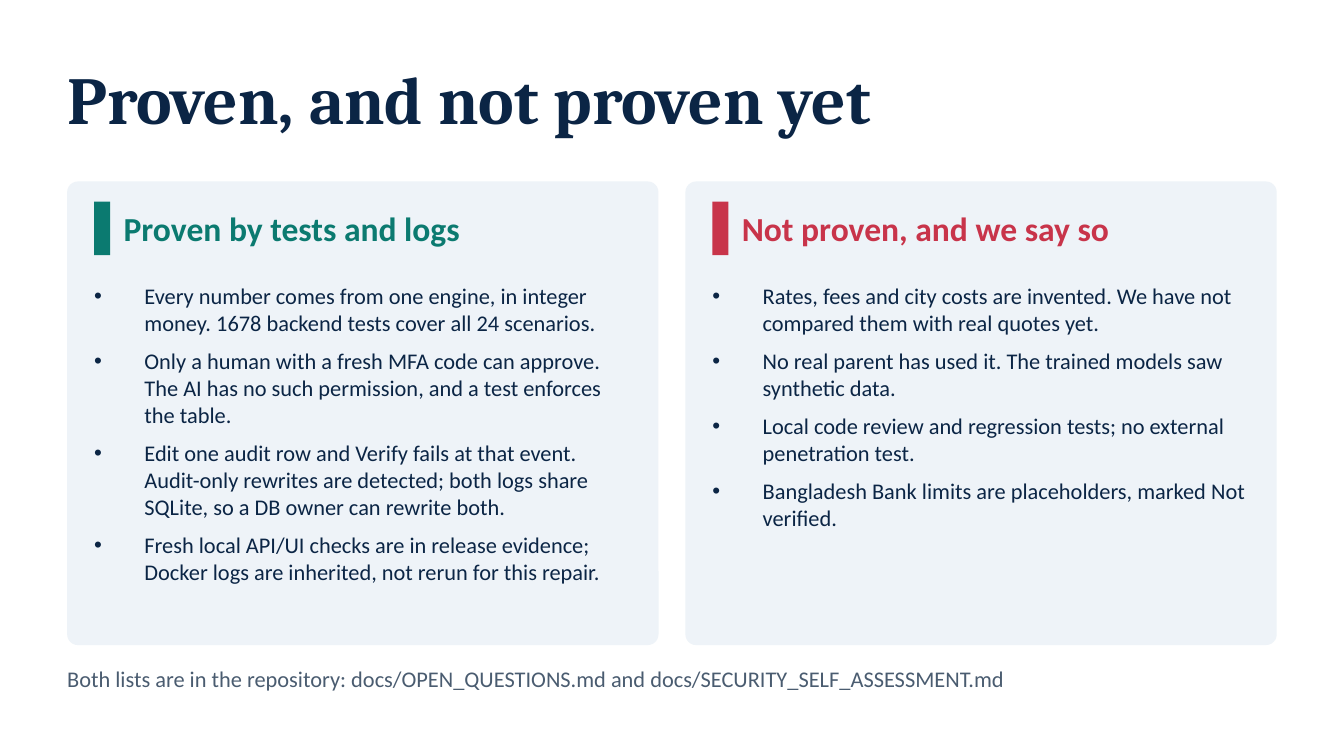
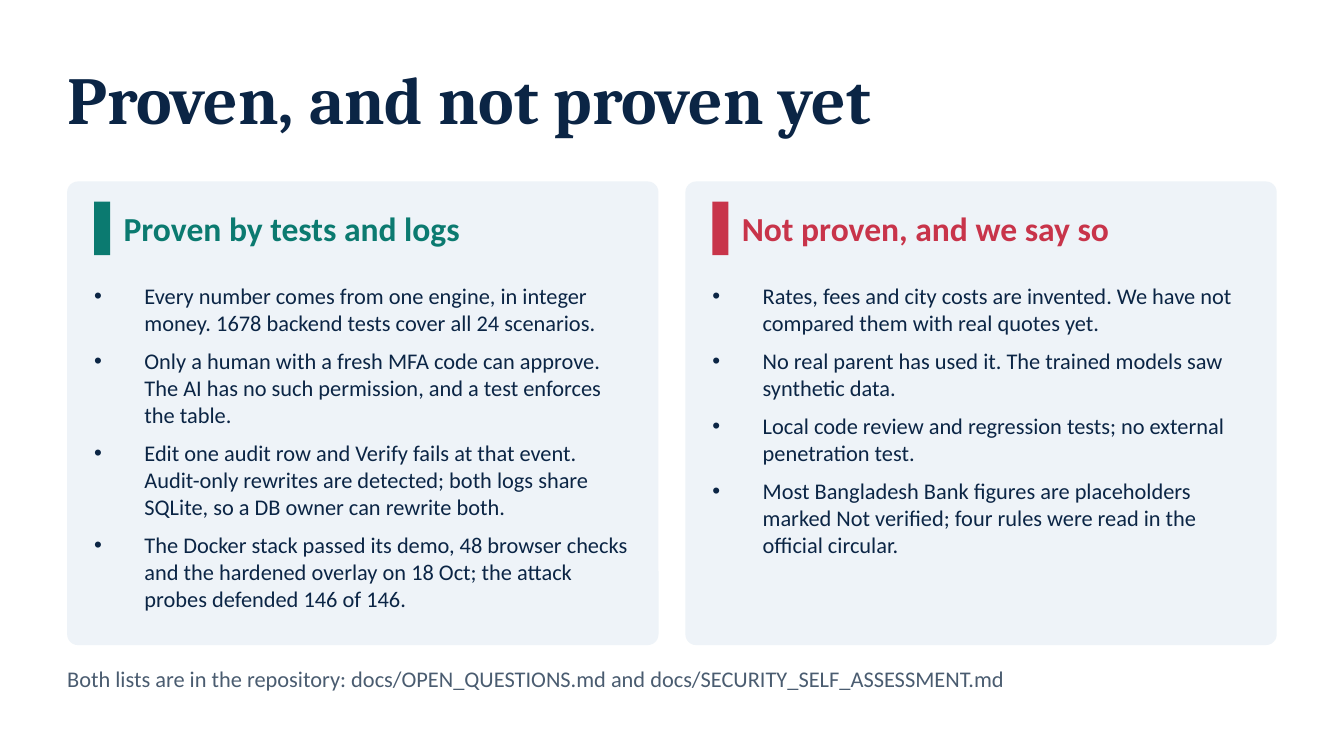
Before and after one commit to NoobCrow/StudyRoute, a slide deck: slide 7 of submission/StudyRoute_Deck.pptx. Drawn at 1344x756 pixels with LibreOffice and Linux fonts; fonts in the diff are those of the drawing. Boxes give left, top, right and bottom in pixels: in the first picture for what was removed or moved away, otherwise in the second. Text is boxed around its words. In the diff, an @@ line names an element or a change of style, - is before the commit and + after.

```diff
--- a/submission/StudyRoute_Deck.pptx
+++ b/submission/StudyRoute_Deck.pptx
@@ text at [763,483,1196,553]: text changed @@
-• Bangladesh Bank limits are placeholders, marked Not verified.
+• Most Bangladesh Bank figures are placeholders marked Not verified; four rules were read in the official circular.
@@ text at [144,537,627,611]: text changed @@
-• Fresh local API/UI checks are in release evidence; Docker logs are inherited, not rerun for this repair.
+• The Docker stack passed its demo, 48 browser checks and the hardened overlay on 18 Oct; the attack probes defended 146 of 146.
```
Also in this commit, not shown: 1 other slide changed, 1 slide added, 21 other files.
